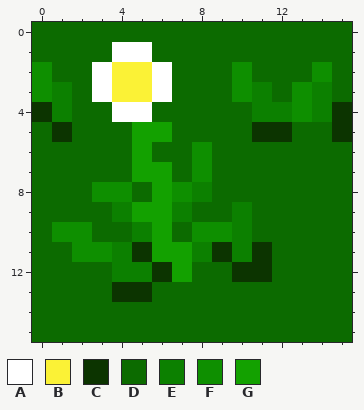
Pixel-art file: Mage's World/Sprites/TileSet/Scenary/world/flower.ase. The picture above was drawn from the file before the commit.
16x16 pixels, 1 frame. Colours within 5 levels of each other are drawn and written as one.
Palette (. is transparent): A #ffffff  B #fbf236  C #0c3400  D #0c6b00  E #0c8000  F #0e8f00  G #13a100
The result:
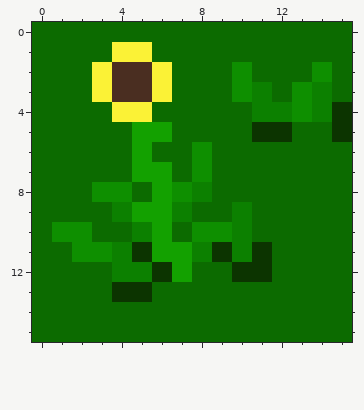
Diff:
Colour A changes from #ffffff to #fbf236.
Colour B changes from #fbf236 to #4a2e21.
Colour C becomes colour D in row 4 at x 0; in row 5 at x 1.
Colour E becomes colour D in rows 3 to 4 at x 1.
Colour F becomes colour D in rows 2 to 3 at x 0.
